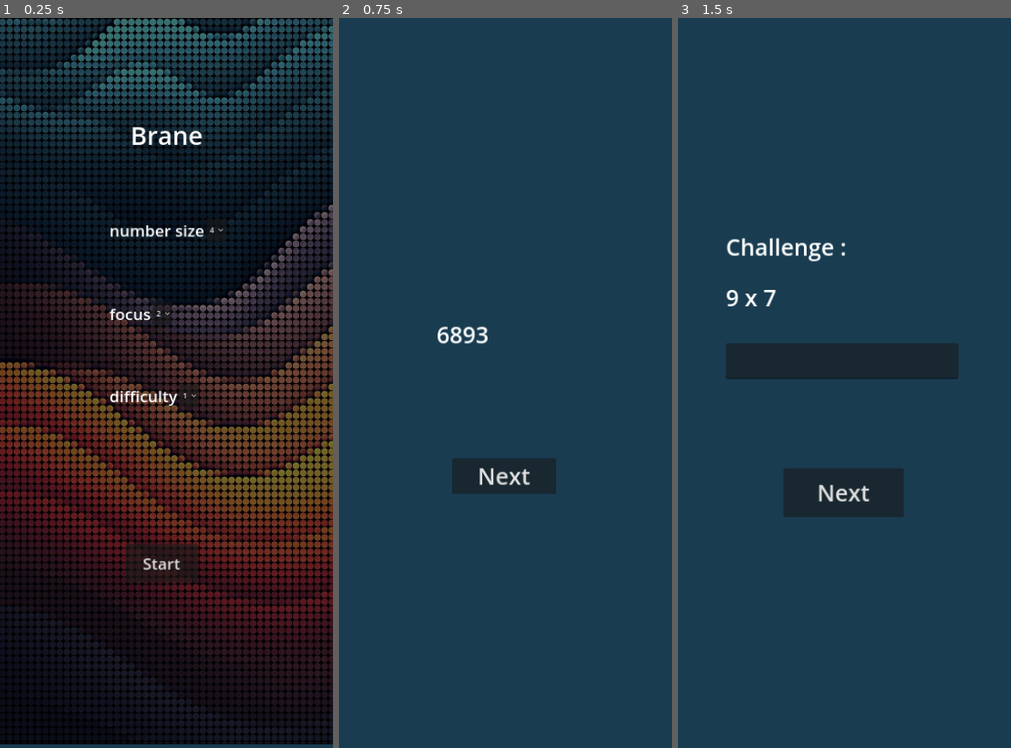
Above: before the commit, frames 1-3 (left to right).
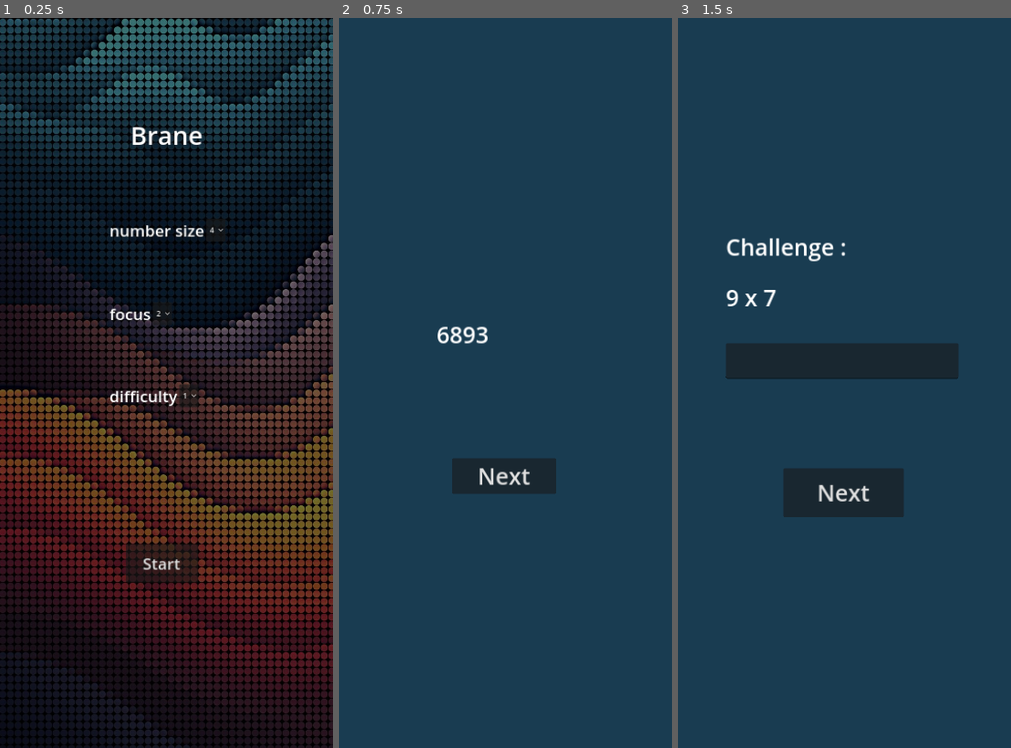
Above: after the commit, the same moments.

Repository: Zabardast/brane
Game: Godot game, scene res://main.tscn
The game is run twice, just before and just after one commit, with the same random seed, the same clock (stepped at 60 frames per second) and the same inputs.
Inputs:
- Up to frame 1 (0.25 s): no input
- Up to frame 2 (0.75 s): click "Start" at 0.5 s
- Up to frame 3 (1.5 s): click "Next" at 1.25 s

The runs differ from the first frame. In frame 1, 51% of the frame differs, in the area x 0-100%, y 0-100%; in frame 2, nothing differs; in frame 3, nothing differs.

Commit message:
cleanup inputs and text edits

Diff:
--- a/challenge_loop.gd
+++ b/challenge_loop.gd
@@ -60,6 +60,7 @@
 		print_debug("no operator match found!!")
 
 	$ChallengeLabel.set_text(tmp_expression)
+	$SolutionLineEdit.set_text("")
 
 	return tmp_expression
 
--- a/challenge_loop.tscn
+++ b/challenge_loop.tscn
@@ -19,7 +19,6 @@
 offset_right = 615.0
 offset_bottom = 679.0
 theme_override_font_sizes/font_size = 50
-text = "Place holder"
 
 [node name="SolutionLineEdit" type="LineEdit" parent="."]
 offset_left = 105.0
--- a/main.gd
+++ b/main.gd
@@ -56,12 +56,14 @@
 	$ChallengeLoop.set_list_size(list_size)
 	$ChallengeLoop.set_complexity(complexity)
 	$ChallengeLoop.new_challenge()
+	$ChallengeLoop/ResultLabel.set_text("")
 	$ChallengeLoop.show()
 	pass
 
 func _start_remember() -> void:
 	$ChallengeLoop.hide()
 	print("remember start")
+	$Remember/Label.set_text("")
 	$Remember.show()
 	pass
 
--- a/main.tscn
+++ b/main.tscn
@@ -1,11 +1,10 @@
-[gd_scene load_steps=7 format=3 uid="uid://s56g7unpo78"]
+[gd_scene load_steps=6 format=3 uid="uid://s56g7unpo78"]
 
 [ext_resource type="Script" path="res://main.gd" id="1_l1iry"]
 [ext_resource type="PackedScene" uid="uid://3r8vht8t5e7a" path="res://menu.tscn" id="1_nbcsh"]
 [ext_resource type="PackedScene" uid="uid://ju0puuqa2vbk" path="res://memory.tscn" id="3_ckqq2"]
 [ext_resource type="PackedScene" uid="uid://c0uww8qnpuwuu" path="res://challenge_loop.tscn" id="4_mx3r3"]
 [ext_resource type="PackedScene" uid="uid://wp6vf2v07cvq" path="res://remember.tscn" id="5_p4ecc"]
-[ext_resource type="Script" path="res://remember.gd" id="6_a2ruh"]
 
 [node name="Main" type="Control"]
 layout_mode = 3
@@ -20,7 +19,7 @@
 [node name="ColorRect" type="ColorRect" parent="."]
 layout_mode = 0
 offset_right = 730.0
-offset_bottom = 1600.0
+offset_bottom = 1662.0
 color = Color(0.0967089, 0.235205, 0.319018, 1)
 
 [node name="Menu" parent="." instance=ExtResource("1_nbcsh")]
@@ -30,4 +29,3 @@
 [node name="ChallengeLoop" parent="." instance=ExtResource("4_mx3r3")]
 
 [node name="Remember" parent="." instance=ExtResource("5_p4ecc")]
-script = ExtResource("6_a2ruh")
--- a/memory.gd
+++ b/memory.gd
@@ -4,6 +4,7 @@
 
 # Called when the node enters the scene tree for the first time.
 func _ready() -> void:
+	$Label.set_text("")
 	pass # Replace with function body.
 
 
--- a/memory.tscn
+++ b/memory.tscn
@@ -14,10 +14,9 @@
 [node name="Label" type="Label" parent="." groups=["hidable_memory"]]
 offset_left = 214.0
 offset_top = 659.0
-offset_right = 516.0
+offset_right = 512.0
 offset_bottom = 728.0
 theme_override_font_sizes/font_size = 50
-text = "place holder"
 
 [node name="Button" type="Button" parent="." groups=["hidable_memory"]]
 offset_left = 248.0
--- a/menu.tscn
+++ b/menu.tscn
@@ -8,8 +8,8 @@
 
 [node name="Background" type="TextureRect" parent="." groups=["hidable_menu"]]
 modulate = Color(0.446777, 0.446777, 0.446777, 1)
-offset_right = 736.0
-offset_bottom = 1592.0
+offset_right = 787.0
+offset_bottom = 1718.0
 texture = ExtResource("2_k84xi")
 
 [node name="title" type="Label" parent="." groups=["hidable_menu"]]
